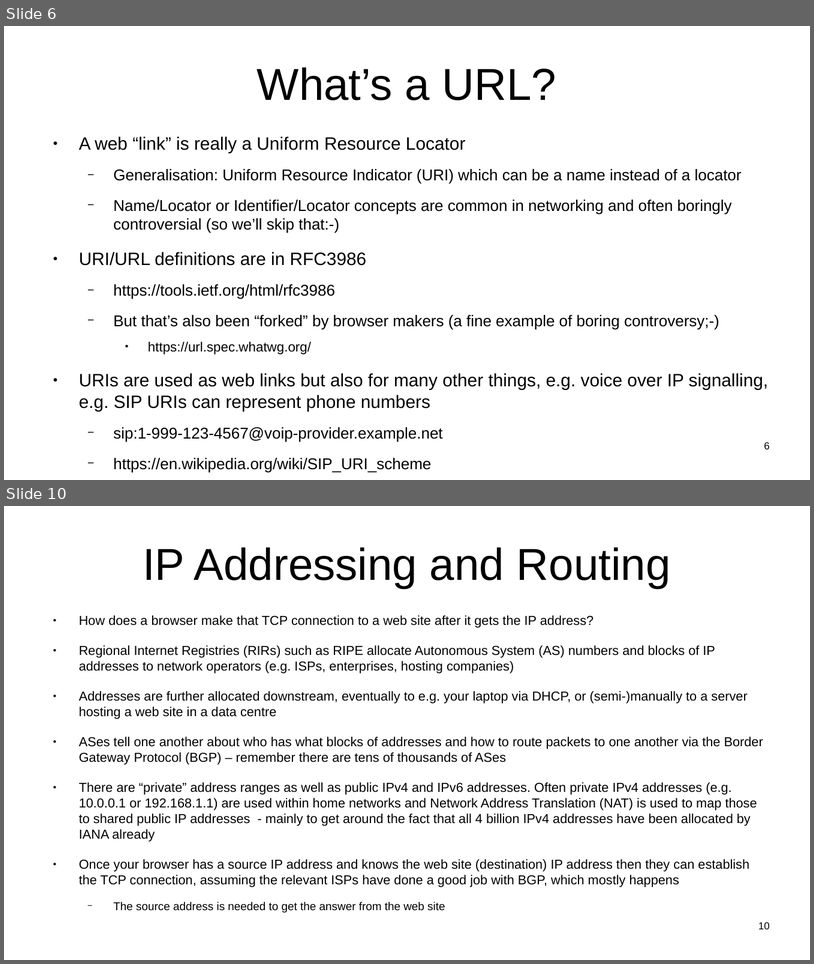
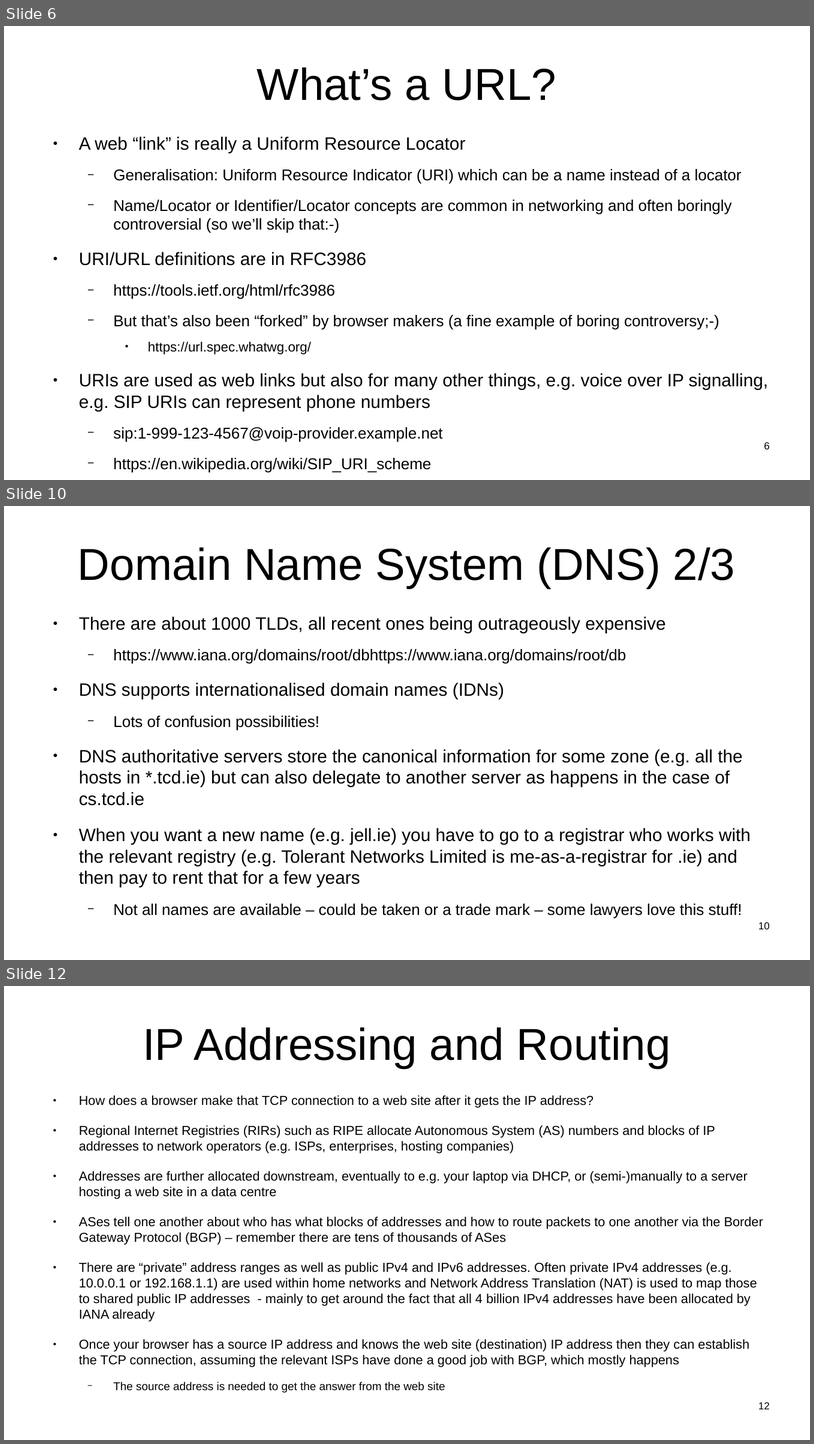
Before and after one commit to sftcd/witidtm, a slide deck: lectures/200-web.odp. Shown one above the other, each under a label of ours: slides 6 and 10 before the commit, slides 6, 10 and 12 after it; the slides between them are not shown. The pictures are 814x964 and 814x1444 pixels, drawn with LibreOffice and Linux fonts; fonts in the diff are those of the drawing. Boxes give left, top, right and bottom in pixels: in the first picture for what was removed or moved away, otherwise in the second. Text is boxed around its words. In the diff, an @@ line names an element or a change of style, - is before the commit and + after.

```diff
--- a/lectures/200-web.odp
+++ b/lectures/200-web.odp
@@ slide 10 added at (4,506,810,960), background #FFFFFF @@
@@ title added at (78,547,735,588), 44 pt, text #000000 @@
+Domain Name System (DNS) 2/3
@@ text added at (79,616,751,918), 17.6 pt, text #000000 @@
+● There are about 1000 TLDs, all recent ones being outrageously expensive
+  − https://www.iana.org/domains/root/dbhttps://www.iana.org/domains/root/db
+● DNS supports internationalised domain names (IDNs)
+  − Lots of confusion possibilities!
+● DNS authoritative servers store the canonical information for some zone (e.g. all the hosts in *.tcd.ie) but can also delegate to another server as happens in the case of cs.tcd.ie
+● When you want a new name (e.g. jell.ie) you have to go to a registrar who works with the relevant registry (e.g. Tolerant Networks Limited is me-as-a-registrar for .ie) and then pay to rent that for a few years
+  − Not all names are available – could be taken or a trade mark – some lawyers love this stuff!
@@ page number added at (759,922,770,929), 10 pt, text #000000 @@
+10
@@ what was slide 10 is now slide 12 @@
@@ page number at (759,1402,770,1409): text changed @@
-10
+12
```
Also in this commit, not shown: 6 slides changed, 2 other slides added, 5 other files.
